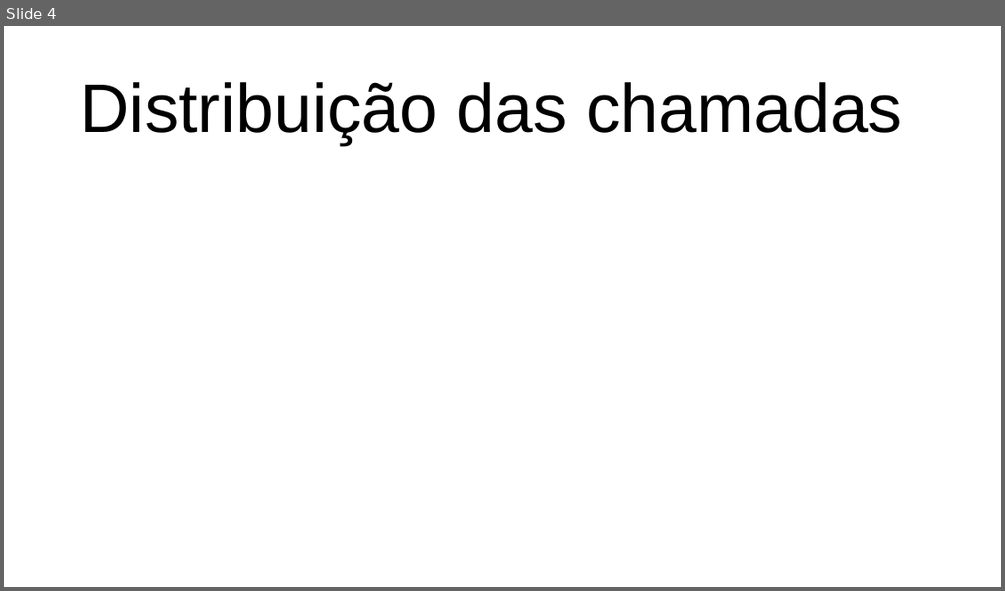
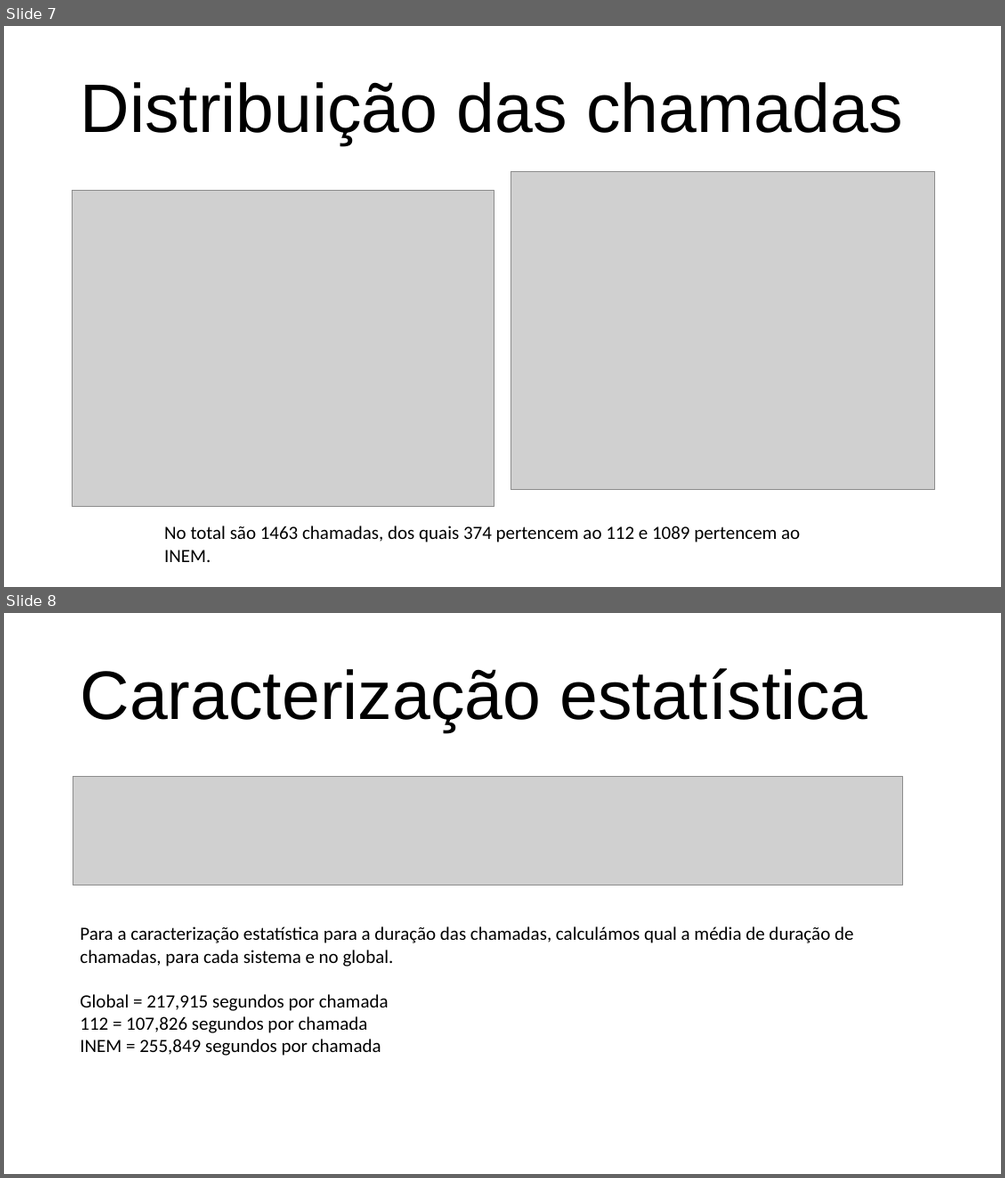
Before and after one commit to DiogoSoares1997/ST-1819I, a slide deck: ST.pptx. Shown one above the other, each under a label of ours: slide 4 before the commit, slides 7 and 8 after it. The pictures are 1005x591 and 1005x1178 pixels, drawn with LibreOffice and Linux fonts; fonts in the diff are those of the drawing; grey boxes stand for pictures. Boxes give left, top, right and bottom in pixels: in the first picture for what was removed or moved away, otherwise in the second. Text is boxed around its words. In the diff, an @@ line names an element or a change of style, - is before the commit and + after.

Commit message:
trabalho para discussão

```diff
--- a/ST.pptx
+++ b/ST.pptx
@@ slide 8 added at (4,613,1001,1174), background #FFFFFF @@
@@ title added at (81,668,867,732), 66 pt, text #000000 @@
+Caracterização estatística
@@ picture added at (73,777,902,885) @@
@@ text added at (80,926,853,1055), 18 pt, text #000000 @@
+Para a caracterização estatística para a duração das chamadas, calculámos qual a média de duração de chamadas, para cada sistema e no global.
+Global = 217,915 segundos por chamada
+112 = 107,826 segundos por chamada
+INEM = 255,849 segundos por chamada
@@ what was slide 4 is now slide 7 @@
@@ slide 7 changed as well @@
@@ picture added at (511,172,935,490) @@
@@ picture added at (72,190,494,506) @@
@@ text added at (164,525,800,562), 18 pt, text #000000 @@
+No total são 1463 chamadas, dos quais 374 pertencem ao 112 e 1089 pertencem ao INEM.
```
Also in this commit, not shown: 6 other slides changed, 5 other slides added, 7 slides removed, 15 other files.
